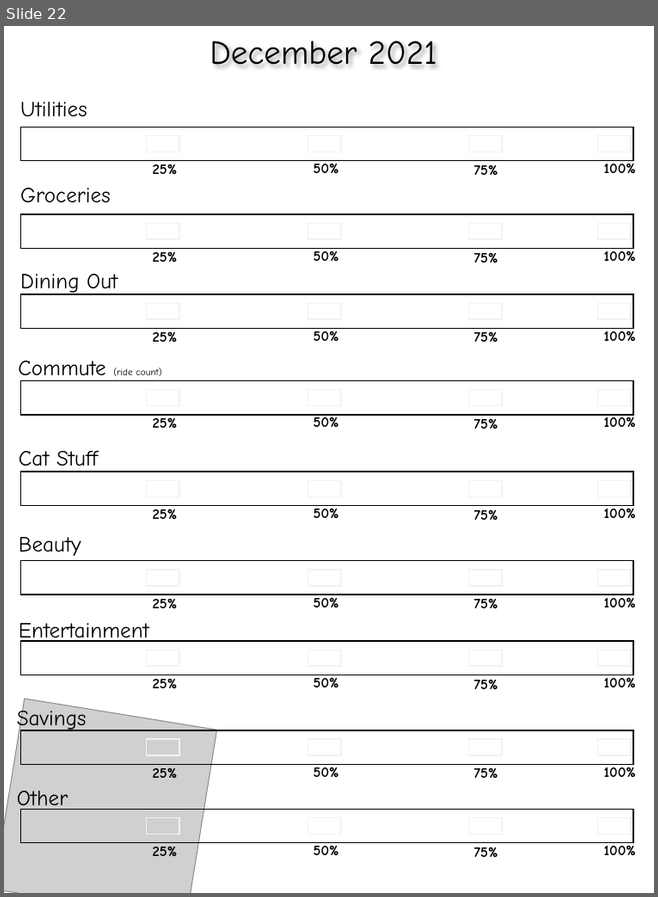
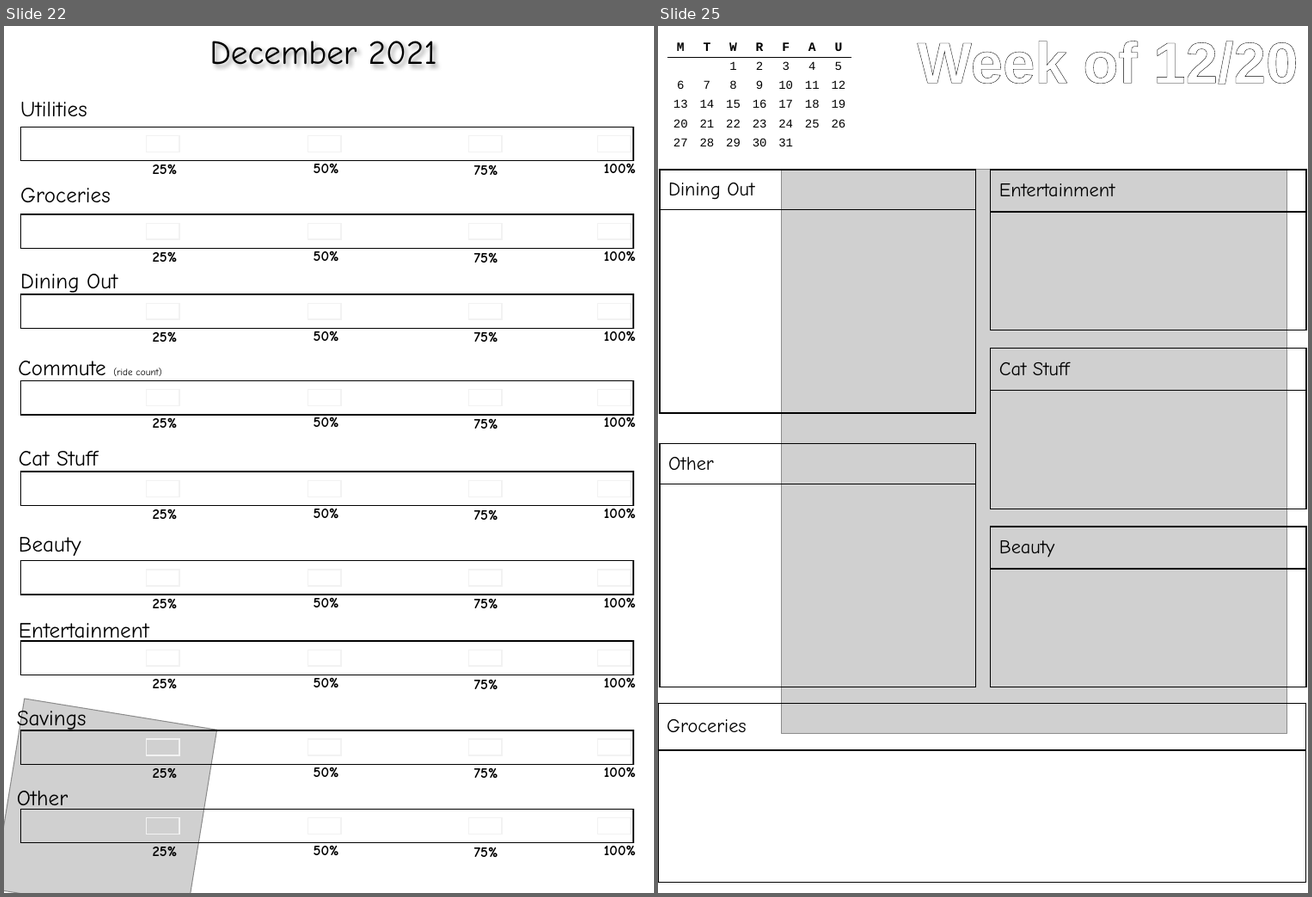
Before and after one commit to cds70409/cds70409.github.io, a slide deck: bujo_printouts.pptx. Shown side by side, each under a label of ours: slide 22 before the commit, slides 22 and 25 after it; the slides between them are not shown. The pictures are 658x897 and 1312x897 pixels, drawn with LibreOffice and Linux fonts; fonts in the diff are those of the drawing; grey boxes stand for pictures. Boxes give left, top, right and bottom in pixels: in the first picture for what was removed or moved away, otherwise in the second. Text is boxed around its words. In the diff, an @@ line names an element or a change of style, - is before the commit and + after.

```diff
--- a/bujo_printouts.pptx
+++ b/bujo_printouts.pptx
@@ slide 25 added at [658,26,1308,893], background #FFFFFF @@
@@ table added at [667,38,850,153], 6 rows, 7 columns @@
+M | T | W | R | F | A | U
+ |  | 1 | 2 | 3 | 4 | 5
+6 | 7 | 8 | 9 | 10 | 11 | 12
+13 | 14 | 15 | 16 | 17 | 18 | 19
+20 | 21 | 22 | 23 | 24 | 25 | 26
+27 | 28 | 29 | 30 | 31 |  | 
@@ text added at [918,41,1298,84], 48 pt, text #FFFFFF, bold @@
+Week of 12/20
@@ table added at [660,170,975,414], 2 rows, 1 columns @@
+Dining Out
+
@@ picture added at [781,170,1287,735] @@
@@ table added at [991,170,1306,330], 2 rows, 1 columns @@
+Entertainment
+
@@ table added at [991,348,1306,508], 2 rows, 1 columns @@
+Cat Stuff
+
@@ table added at [660,444,975,687], 2 rows, 1 columns @@
+Other
+
@@ table added at [991,527,1306,686], 2 rows, 1 columns @@
+Beauty
+
@@ table added at [658,703,1306,883], 2 rows, 1 columns @@
+Groceries
+
```
Also in this commit, not shown: 2 slides changed, 3 other slides added.
